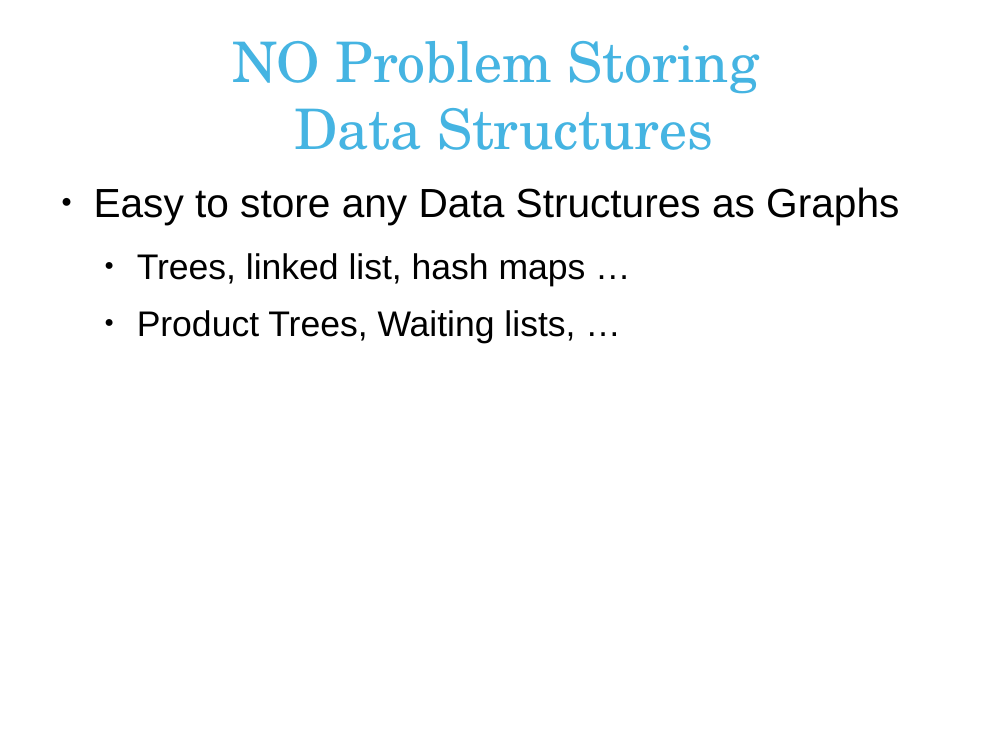
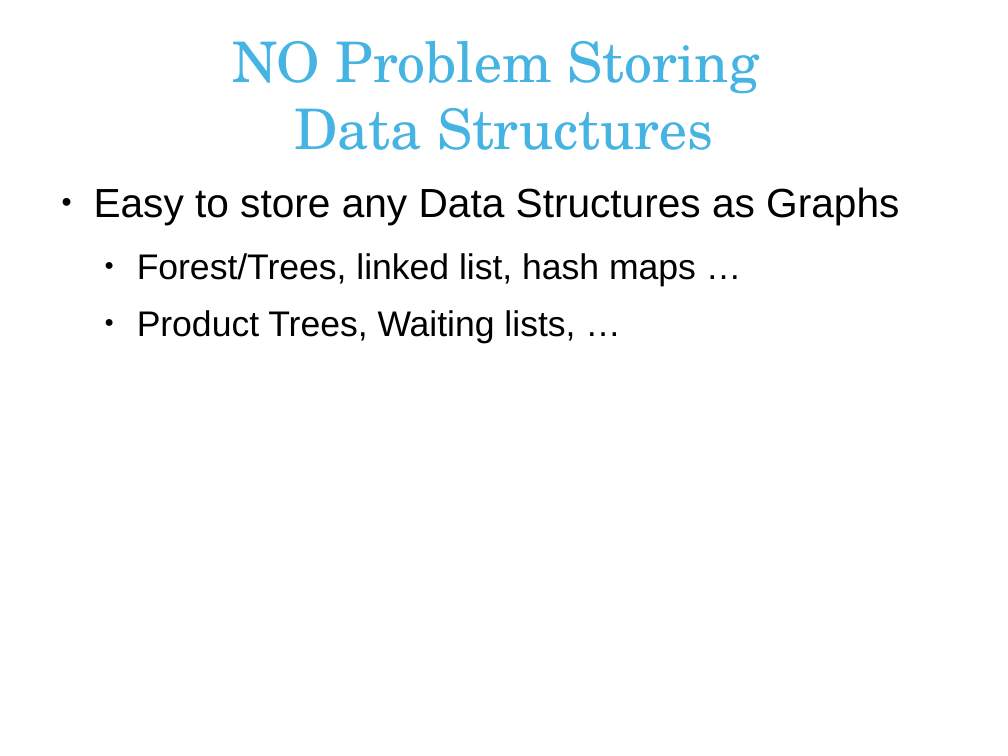
Before and after one commit to andreasronge/andreasronge.github.com, a slide deck: slide 12 of JRubyConf.odp (slide 13 before the commit). Drawn at 1008x756 pixels with LibreOffice and Linux fonts; fonts in the diff are those of the drawing; background and template pictures are left out. Boxes give left, top, right and bottom in pixels: in the first picture for what was removed or moved away, otherwise in the second. Text is boxed around its words. In the diff, an @@ line names an element or a change of style, - is before the commit and + after.

```diff
--- a/JRubyConf.odp
+++ b/JRubyConf.odp
@@ text at (x1=137, y1=253, x2=696, y2=286): text changed @@
-  ● Trees, linked list, hash maps …
+  ● Forest/Trees, linked list, hash maps …
```
Also in this commit, not shown: 5 other slides changed, 1 slide added, 1 slide removed.
